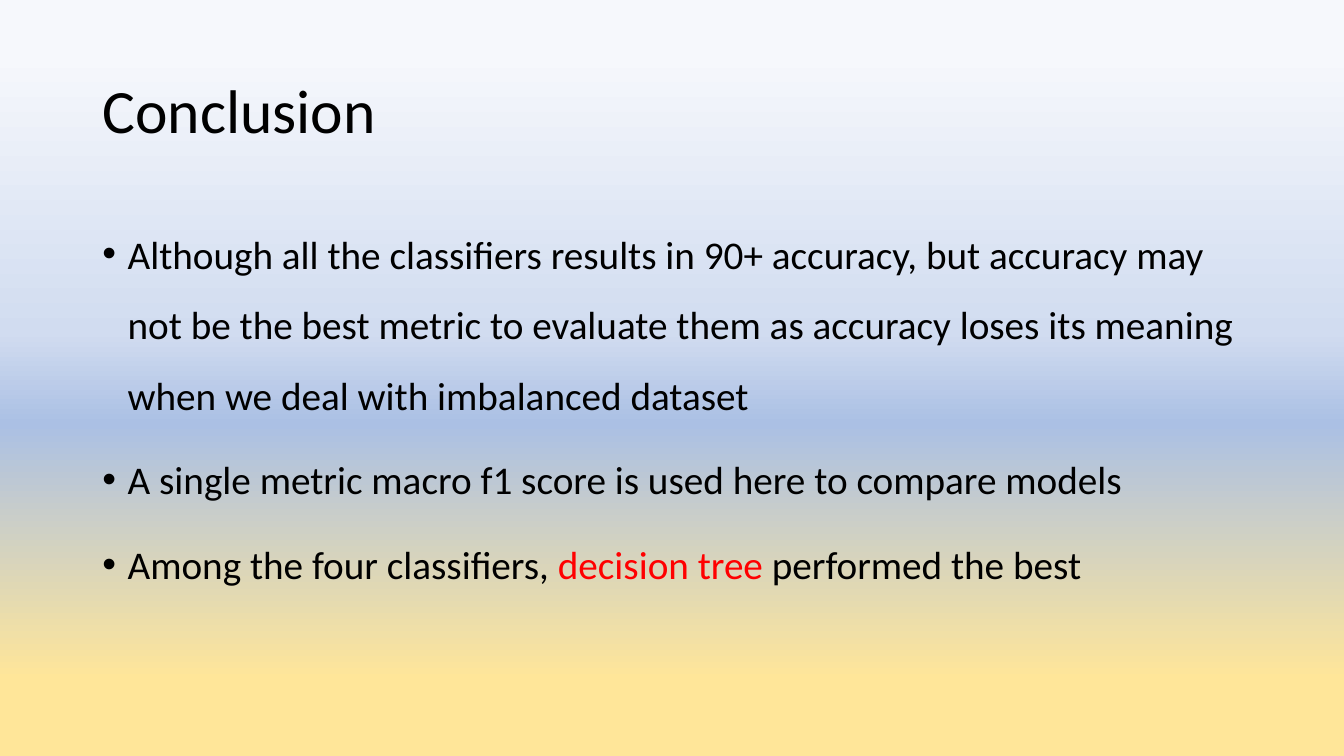
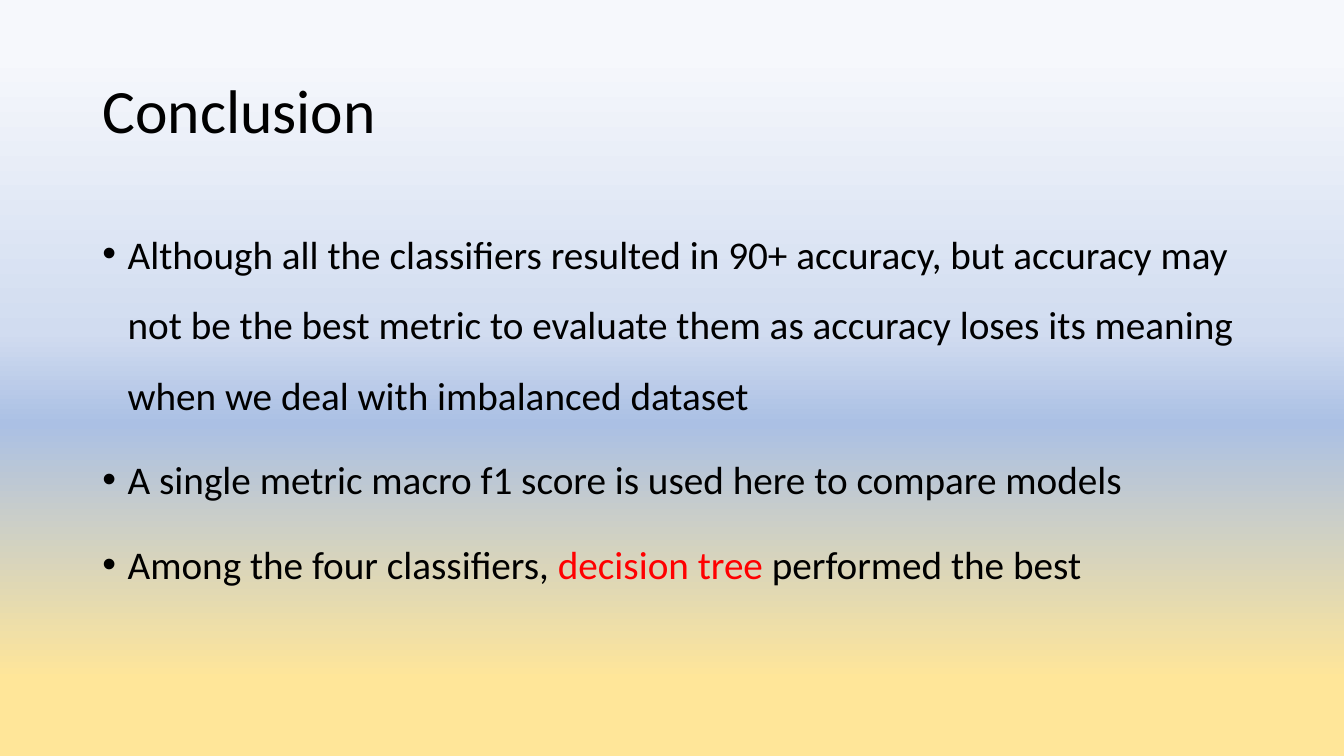
Before and after one commit to anujshr15/-MINOR-PROJECT--Intrusion-Detection-System-, a slide deck: slide 45 of Minor Project presentation.pptx. Drawn at 1344x756 pixels with LibreOffice and Linux fonts; fonts in the diff are those of the drawing. Boxes give left, top, right and bottom in pixels: in the first picture for what was removed or moved away, otherwise in the second. Text is boxed around its words. In the diff, an @@ line names an element or a change of style, - is before the commit and + after.

```diff
--- a/Minor Project presentation.pptx
+++ b/Minor Project presentation.pptx
@@ text at box(128, 241, 1233, 411): text changed @@
-• Although all the classifiers results in 90+ accuracy, but accuracy may not be the best metric to evaluate them as accuracy loses its meaning when we deal with imbalanced dataset
+• Although all the classifiers resulted in 90+ accuracy, but accuracy may not be the best metric to evaluate them as accuracy loses its meaning when we deal with imbalanced dataset
```
Also in this commit, not shown: 2 other slides changed.
